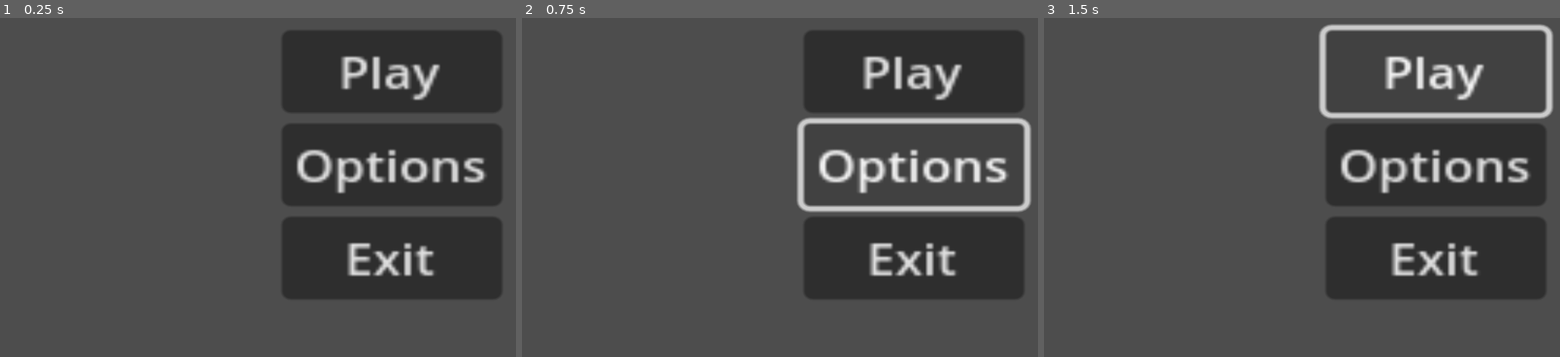
Above: before the commit, frames 1-3 (left to right).
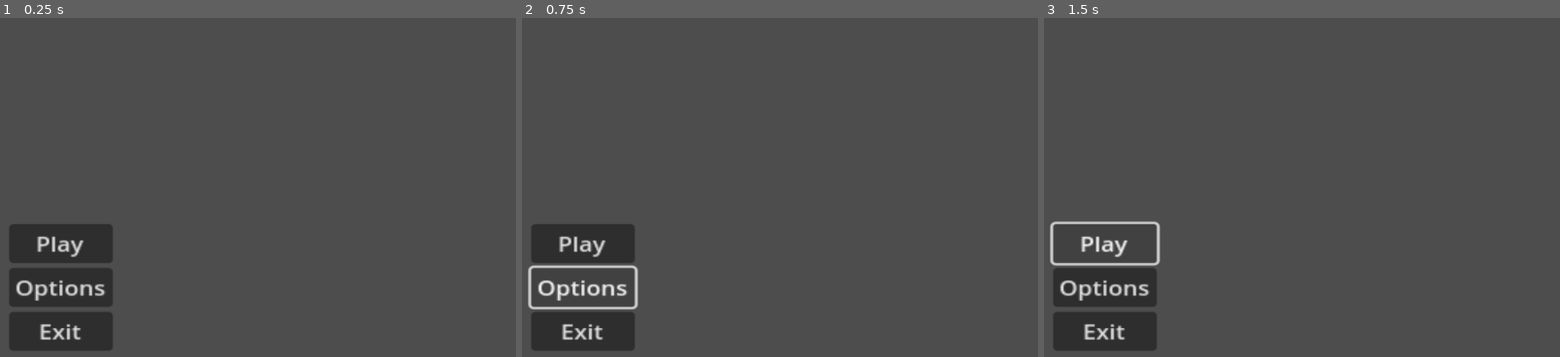
Above: after the commit, the same moments.

Repository: AC350144/FullyHacks2025
Game: Godot game, scene res://scenes/scene_switcher.tscn
Two runs of this game, one before a commit and one after it. Both use one fixed random seed, a clock stepped at 60 frames per second and the inputs below.
Inputs:
- Up to frame 1 (0.25 s): no input
- Up to frame 2 (0.75 s): click "Options" at 0.5 s
- Up to frame 3 (1.5 s): click "Play" at 1.25 s

The runs differ from the first frame. In frame 1, 35% of the frame differs, in the area x 1-98%, y 3-98%; in frame 2, 29%; in frame 3, 28%.
Error in both runs: Attempt to call function 'instantiate' in base 'null instance' on a null instance. (res://scripts/scene_switcher.gd:22)

Commit message:
main menu position

Diff:
--- a/scenes/main_menu.tscn
+++ b/scenes/main_menu.tscn
@@ -7,13 +7,12 @@
 anchors_preset = 15
 anchor_right = 1.0
 anchor_bottom = 1.0
-offset_left = 385.0
-offset_top = 174.0
-offset_right = -641.0
-offset_bottom = -333.0
+offset_top = 450.0
+offset_right = -1026.0
+offset_bottom = -57.0
 grow_horizontal = 2
 grow_vertical = 2
-scale = Vector2(3.19, 2.71122)
+scale = Vector2(1.5, 1.275)
 script = ExtResource("1_m1wpv")
 
 [node name="MarginContainer" type="MarginContainer" parent="."]
@@ -27,18 +26,18 @@
 [node name="VBoxContainer" type="VBoxContainer" parent="MarginContainer"]
 layout_mode = 2
 
-[node name="Play" type="Button" parent="MarginContainer/VBoxContainer"]
+[node name="PlayButton" type="Button" parent="MarginContainer/VBoxContainer"]
 layout_mode = 2
 text = "Play"
 
-[node name="Options" type="Button" parent="MarginContainer/VBoxContainer"]
+[node name="OptionsButton" type="Button" parent="MarginContainer/VBoxContainer"]
 layout_mode = 2
 text = "Options"
 
-[node name="Quit" type="Button" parent="MarginContainer/VBoxContainer"]
+[node name="QuitButton" type="Button" parent="MarginContainer/VBoxContainer"]
 layout_mode = 2
 text = "Exit"
 
-[connection signal="pressed" from="MarginContainer/VBoxContainer/Play" to="." method="_on_play_pressed"]
-[connection signal="pressed" from="MarginContainer/VBoxContainer/Options" to="." method="_on_options_pressed"]
-[connection signal="pressed" from="MarginContainer/VBoxContainer/Quit" to="." method="_on_quit_pressed"]
+[connection signal="pressed" from="MarginContainer/VBoxContainer/PlayButton" to="." method="_on_play_pressed"]
+[connection signal="pressed" from="MarginContainer/VBoxContainer/OptionsButton" to="." method="_on_options_pressed"]
+[connection signal="pressed" from="MarginContainer/VBoxContainer/QuitButton" to="." method="_on_quit_pressed"]
